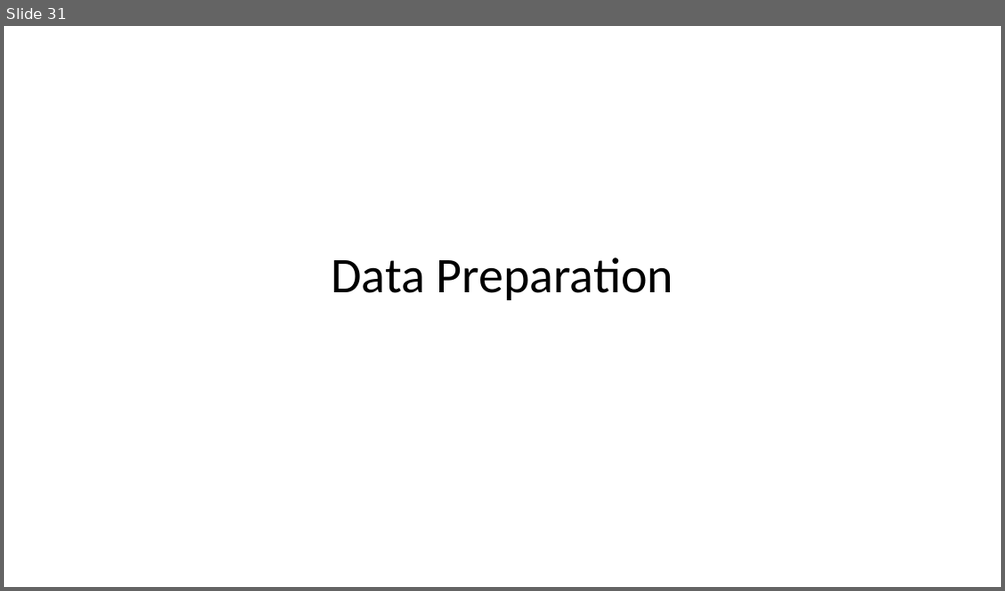
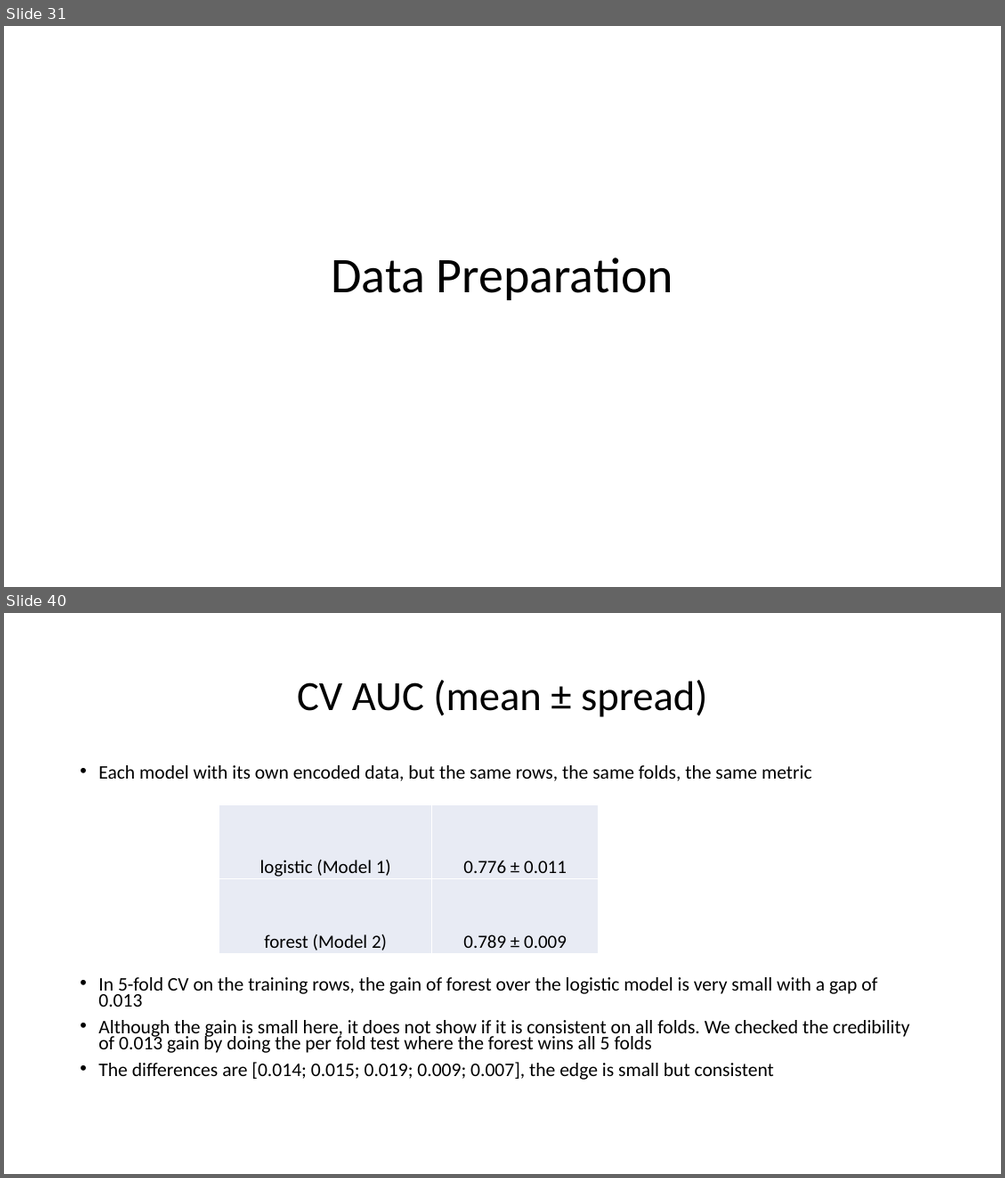
Before and after one commit to anoopungrd/sgh-advanced-analytics-big-data, a slide deck: semester-1/data-mining/project/documentation/Bank Marketing - Term Deposit Subscription.pptx. Shown one above the other, each under a label of ours: slide 31 before the commit, slides 31 and 40 after it; the slides between them are not shown. The pictures are 1005x591 and 1005x1178 pixels, drawn with LibreOffice and Linux fonts; fonts in the diff are those of the drawing. Boxes give left, top, right and bottom in pixels: in the first picture for what was removed or moved away, otherwise in the second. Text is boxed around its words. In the diff, an @@ line names an element or a change of style, - is before the commit and + after.

Commit message:
Added the data set and made code changes to final code file.

```diff
--- a/semester-1/data-mining/project/documentation/Bank Marketing - Term Deposit Subscription.pptx
+++ b/semester-1/data-mining/project/documentation/Bank Marketing - Term Deposit Subscription.pptx
@@ slide 40 added at [4,613,1001,1174], background #FFFFFF @@
@@ title added at [297,680,707,717], 40 pt, text #000000 @@
+CV AUC (mean ± spread)
@@ text added at [98,765,909,1079], 18.5 pt, text #000000 @@
+• Each model with its own encoded data, but the same rows, the same folds, the same metric
+• In 5-fold CV on the training rows, the gain of forest over the logistic model is very small with a gap of 0.013
+• Although the gain is small here, it does not show if it is consistent on all folds. We checked the credibility of 0.013 gain by doing the per fold test where the forest wins all 5 folds
+• The differences are [0.014; 0.015; 0.019; 0.009; 0.007], the edge is small but consistent
@@ table added at [219,804,599,954], 2 rows, 2 columns @@
+logistic (Model 1) | 0.776 ± 0.011
+forest (Model 2) | 0.789 ± 0.009
```
Also in this commit, not shown: 22 slides changed, 19 other slides added, 11 other files.
